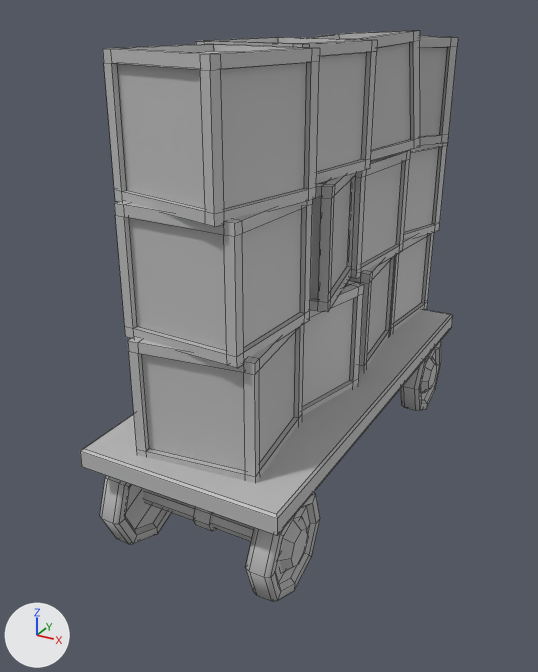
The FBX model Assets/Meshes/crate.fbx, before and after one commit.
Both versions are drawn from a camera (50 mm lens) standing at (1.48, 3.34, 8.01) and looking at (-0.67, 7.25, 6.06). Every picture has the same lights, and +X, +Y and +Z are marked at lower left. Mesh edges are drawn as thin lines. Where no turn or scale is listed for an object, it has been applied to the vertices.

The older version as bpy lines, for what is in view:
```python
me_mesh_001 = bpy.data.meshes.new('Mesh.001')
me_mesh_001.from_pydata(...)  # 960 vertices, 936 faces; spans x -0.47..0.47, y -1.51..1.53, z -1.03..1.03
me_mesh_001.materials.append(mat_lambert114)  # grey #bcbcbc
me_mesh_002 = bpy.data.meshes.new('Mesh.002')
me_mesh_002.from_pydata(...)  # 320 vertices, 288 faces; spans x -0.55..0.59, y -1.45..1.45, z -0.3..0.3
me_mesh_002.materials.append(mat_lambert114)  # grey #bcbcbc
me_mesh_003 = bpy.data.meshes.new('Mesh.003')
me_mesh_003.from_pydata(...)  # 108 vertices, 82 faces; spans x -0.58..0.61, y -1.47..1.38, z -0.26..0.27
me_mesh_003.materials.append(mat_lambert114)  # grey #bcbcbc
ob_boxes = bpy.data.objects.new('boxes', me_mesh_001)
ob_boxes.location = (-0.447, 7.419, 6.87)
ob_frame = bpy.data.objects.new('frame', me_mesh_003)
ob_frame.location = (-0.463, 7.304, 5.589)
ob_wheels = bpy.data.objects.new('wheels', me_mesh_002)
ob_wheels.location = (-0.488, 7.337, 5.408)
```
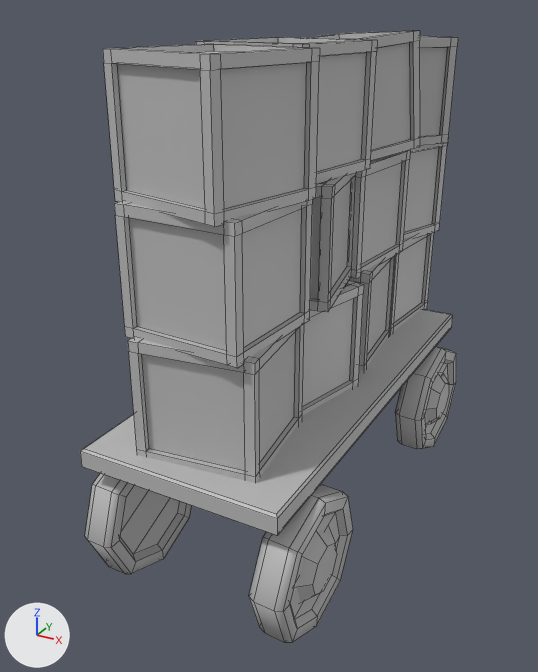
The newer file is also turned or shifted as a whole; pictures and numbers use the older file's frame.

Changed parts and their boxes (x1, y1, x2, y2) in the pictures (538 x 672 px; the box of a moved part takes in the faces that stretch with it):
'frame', reshaped: before (80, 309, 453, 542); after (80, 309, 453, 536)
'wheels', reshaped: before (100, 342, 441, 601); after (85, 474, 191, 574)
'wheels1', added: after (249, 485, 353, 642)
'wheels2', added: after (395, 346, 456, 449)
part 1 of me_mesh_002, moved or reshaped: before (100, 476, 171, 544); after (85, 474, 191, 574)
part 2 of me_mesh_002, deleted: before (246, 342, 441, 601)
part 3 of me_mesh_003, deleted: before (143, 490, 254, 542)

The change, as a list of edits to the scene's bpy script:
```text
Change me_mesh_002:
    used by ob_wheels; location = (-0.488, 7.337, 5.408)
    remove me_mesh_002.from_pydata(...)  # 320 vertices, 288 faces; spans x -0.55..0.59, y -1.45..1.45, z -0.3..0.3
    add me_mesh_002.from_pydata(...)  # 80 vertices, 72 faces; spans x -0.58..-0.33, y -1.56..-0.73, z -0.49..0.34
    me_mesh_002 part 1: the loose piece of 64 vertices spanning x -0.54..-0.37, y -1.45..-0.84, z -0.3..0.3 is scaled about its middle by 1.36, then moved by (0.0, 0.0, -0.08)
    me_mesh_002 part 2: 6 loose pieces with 240 vertices, spanning x -0.55..0.59, y -1.45..1.45, z -0.3..0.3, are deleted
Change me_mesh_003:
    used by ob_frame; location = (-0.463, 7.304, 5.589)
    remove me_mesh_003.from_pydata(...)  # 108 vertices, 82 faces; spans x -0.58..0.61, y -1.47..1.38, z -0.26..0.27
    add me_mesh_003.from_pydata(...)  # 16 vertices, 14 faces; spans x -0.58..0.61, y -1.47..1.38, z 0.15..0.27
    me_mesh_003 part 3: 6 loose pieces with 92 vertices, spanning x -0.45..0.45, y -1.22..1.28, z -0.26..0.27, are deleted
Add me_mesh_005:
    me_mesh_005.from_pydata(...)  # 80 vertices, 72 faces; spans x -0.122..0.122, y -0.414..0.414, z -0.413..0.413
    me_mesh_005.materials.append(mat_lambert114)  # grey #bcbcbc
Add me_mesh_006:
    me_mesh_006.from_pydata(...)  # 80 vertices, 72 faces; spans x -0.122..0.122, y -0.414..0.414, z -0.413..0.413
    me_mesh_006.materials.append(mat_lambert114)  # grey #bcbcbc
Add ob_wheels1:
    ob_wheels1 = bpy.data.objects.new('wheels1', me_mesh_005)
    ob_wheels1.location = (0.133, 6.19, 5.332)
Add ob_wheels2:
    ob_wheels2 = bpy.data.objects.new('wheels2', me_mesh_006)
    ob_wheels2.location = (0.133, 8.277, 5.332)
```
